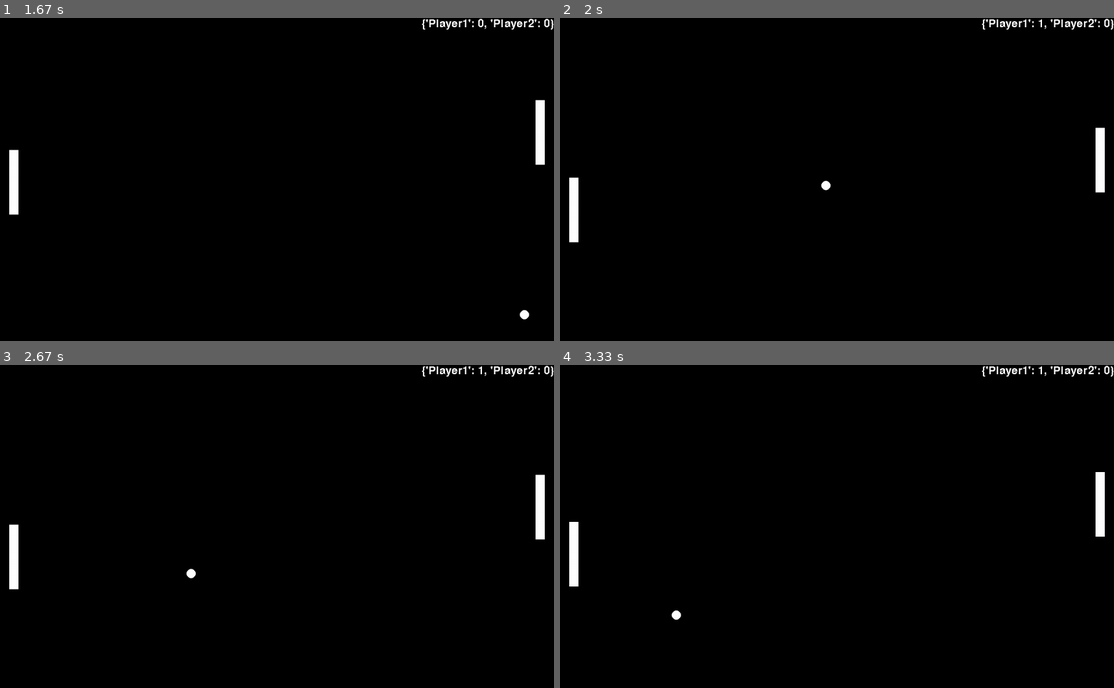
Above: before the commit, frames 1-4 (two rows, left to right).
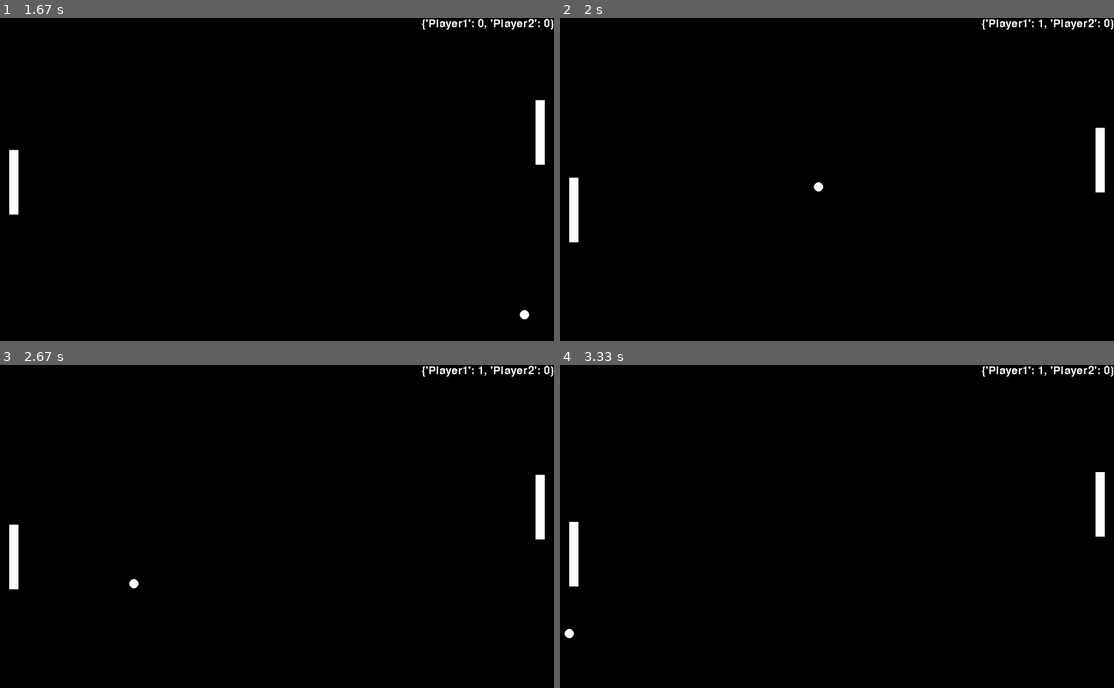
Above: after the commit, the same moments.

Repository: JellyWX/pygame-pong
Game: pygame game, started from main.py
Same seed, same stepped clock (60 frames per second), same inputs: the game is played once before the commit and once after it.
Inputs:
- Up to frame 1 (1.67 s): hold Up 0.33-0.8 s; hold Down 0.83-1.13 s; hold S 0.83-1.13 s; hold Up 1.17-1.53 s; hold W 1.17-1.53 s; hold Down from 1.57 s (still down); hold S from 1.57 s (still down)
- Up to frame 2 (2 s): release Down at 1.93 s; release S at 1.93 s; hold Up from 1.97 s (still down); hold W from 1.97 s (still down)
- Up to frame 3 (2.67 s): release Up at 2.27 s; release W at 2.27 s; hold Down 2.3-2.6 s; hold S 2.3-2.6 s; hold Up from 2.63 s (still down); hold W from 2.63 s (still down)
- Up to frame 4 (3.33 s): release Up at 3 s; release W at 3 s; hold Down from 3.03 s (still down); hold S from 3.03 s (still down)

Frame 1 is identical in both runs. In frame 2, less than 0.1% of the frame differs, in the area x 45-49%, y 50-54%; in frame 3, less than 0.1%; in frame 4, less than 0.1%, in the area x 0-22%, y 76-85%.

Commit message:
Update ball.py. attempted to fix variant ball speed bug

Diff:
--- a/ball.py
+++ b/ball.py
@@ -27,17 +27,17 @@
       self.x = self.gui.width/2
       self.y = self.gui.height/2
 
-      self.vel_x = randint(6,12)
-      self.vel_y = (self.vel_x**2 - 25)**(0.5)
+      self.vel_x = 10
+      self.vel_y = randint(1,15)
 
     elif self.x > self.gui.width:
       self.score['Player1'] += 1
       self.x = self.gui.width/2
       self.y = self.gui.height/2
 
-      self.vel_x = randint(6,12)
+      self.vel_x = 10
       self.vel_x *= -1
-      self.vel_y = (self.vel_x**2 - 25)**(0.5)
+      self.vel_y = randint(1,15)
 
     self.gui.Color('ffffff')
     self.x += self.vel_x
